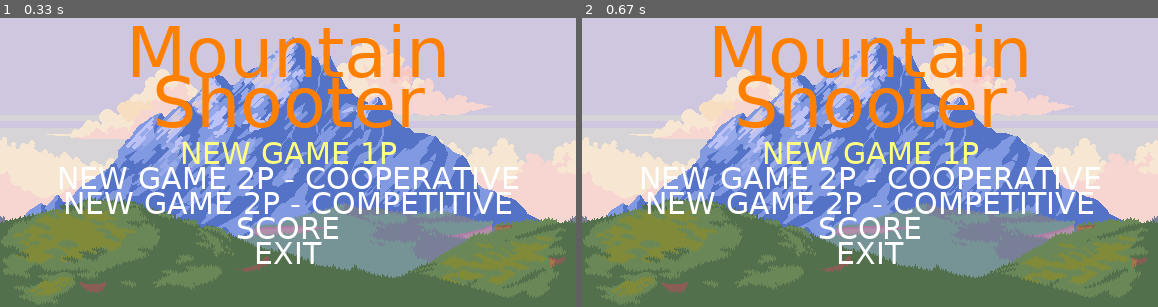
Above: before the commit, frames 1-2 (left to right).
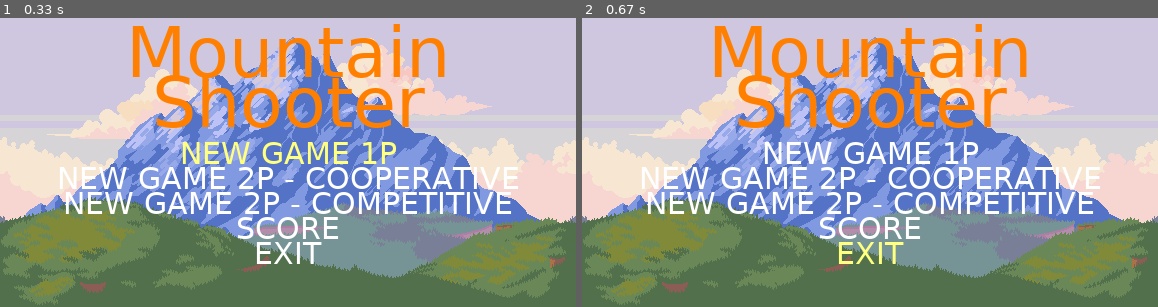
Above: after the commit, the same moments.

Repository: GuiMD/pygame_graduation
Game: pygame game, started from main.py
Same seed, same stepped clock (60 frames per second), same inputs: the game is played once before the commit and once after it.
Inputs:
- Up to frame 1 (0.33 s): no input
- Up to frame 2 (0.67 s): hold Up from 0.33 s (still down)

Frame 1 is identical in both runs. In frame 2, 1.3% of the frame differs, in the area x 31-69%, y 42-86%.

Commit message:
Implementation of menu buttons toggling.
Signed-off-by: Guilherme.MD <gui.martins.duarte@gmail.com>

Diff:
--- a/code/Const.py
+++ b/code/Const.py
@@ -6,7 +6,6 @@
 C_WHITE = (255, 255, 255)
 C_GREEN = (0, 128, 0)
 C_CYAN = (0, 128, 128)
-
 
 # M
 MENU_OPTION = ('NEW GAME 1P',
--- a/code/Menu.py
+++ b/code/Menu.py
@@ -36,6 +36,17 @@
                 if event.type == pygame.QUIT:  # Variável QUIT = 256
                     pygame.quit()  # Close Window
                     quit()  # End pygame
+                if event.type == pygame.KEYDOWN:  # evento de tecla pressionada!
+                    if event.key == pygame.K_DOWN:  # evento de tecla para baixo! *São diferentes!
+                        if menu_option < len(MENU_OPTION) - 1:
+                            menu_option += 1
+                        else:
+                            menu_option = 0
+                    if event.key == pygame.K_UP:  # UP KEY = inverte a lógica do K_DOWN
+                        if menu_option < 0:
+                            menu_option -= 1
+                        else:
+                            menu_option = len(MENU_OPTION) - 1
 
     def menu_text(self, text_size: int, text: str, text_color: tuple, text_center_pos: tuple):
         text_font: Font = pygame.font.SysFont(name="Lucida Sans Typewriter", size=text_size)
